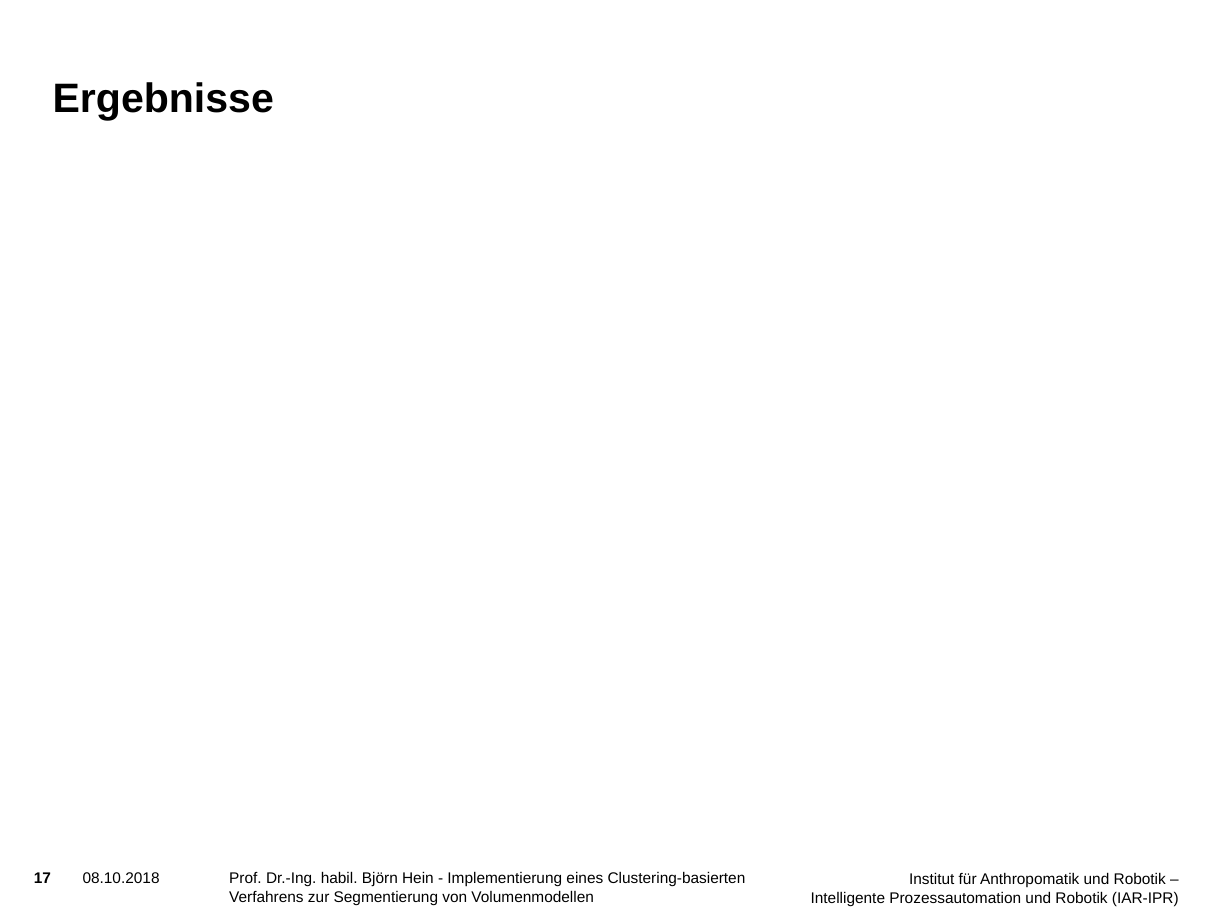
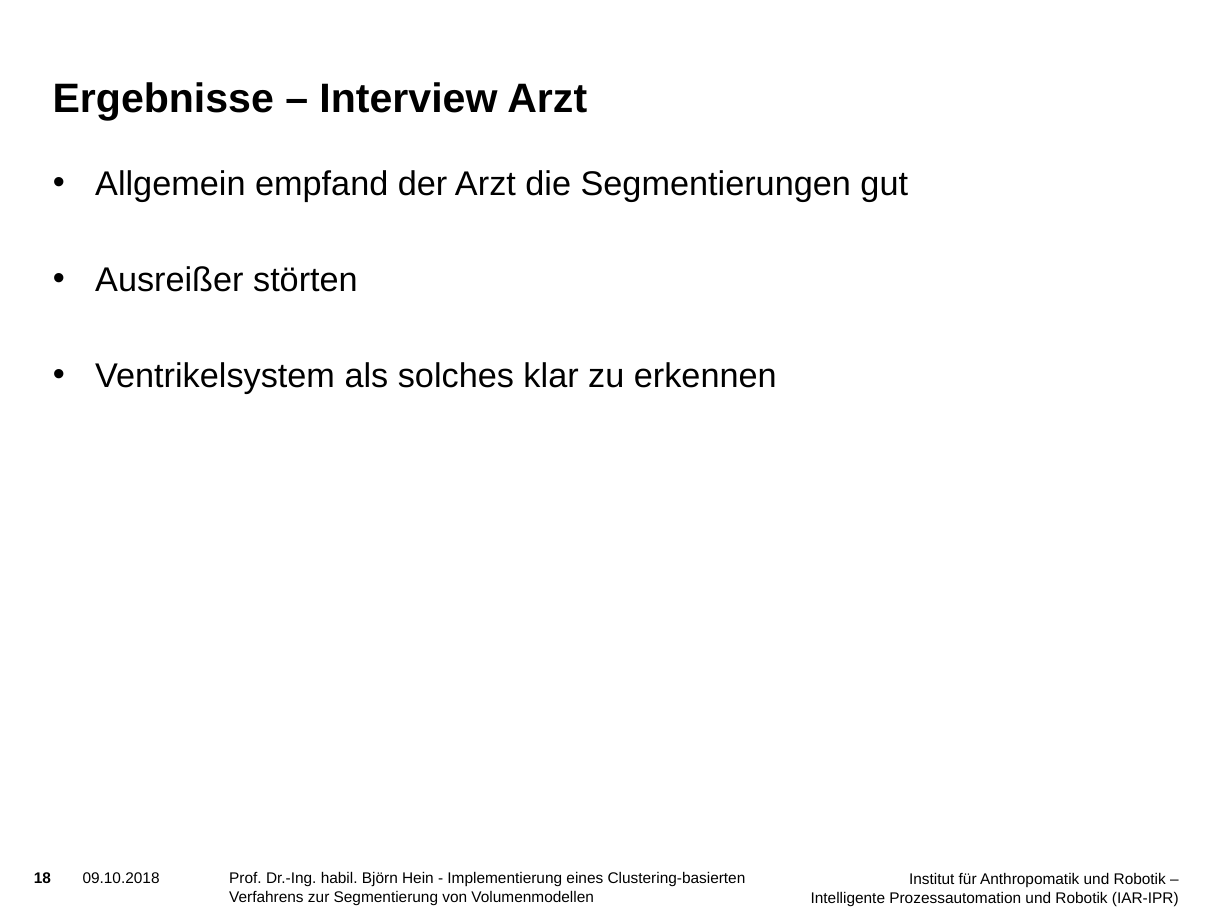
Before and after one commit to SchiriSchaf/Bachelorarbeit, a slide deck: slide 18 of Vortrag/Präsentation.pptx (slide 17 before the commit). Drawn at 1232x924 pixels with LibreOffice and Linux fonts; fonts in the diff are those of the drawing; background and template pictures are left out. Boxes give left, top, right and bottom in pixels: in the first picture for what was removed or moved away, otherwise in the second. Text is boxed around its words. In the diff, an @@ line names an element or a change of style, - is before the commit and + after.

```diff
--- a/Vortrag/Präsentation.pptx
+++ b/Vortrag/Präsentation.pptx
@@ title at (53,82,587,120): text changed @@
-Ergebnisse
+Ergebnisse – Interview Arzt
@@ text added at (95,170,908,393), 20 pt, text #000000 @@
+• Allgemein empfand der Arzt die Segmentierungen gut
+• Ausreißer störten
+• Ventrikelsystem als solches klar zu erkennen
@@ page number at (34,872,51,883): text changed @@
-17
+18
@@ text at (83,872,160,883): text changed @@
-08.10.2018
+09.10.2018
```
Also in this commit, not shown: 19 other slides changed, 2 slides added, 3 other files.
